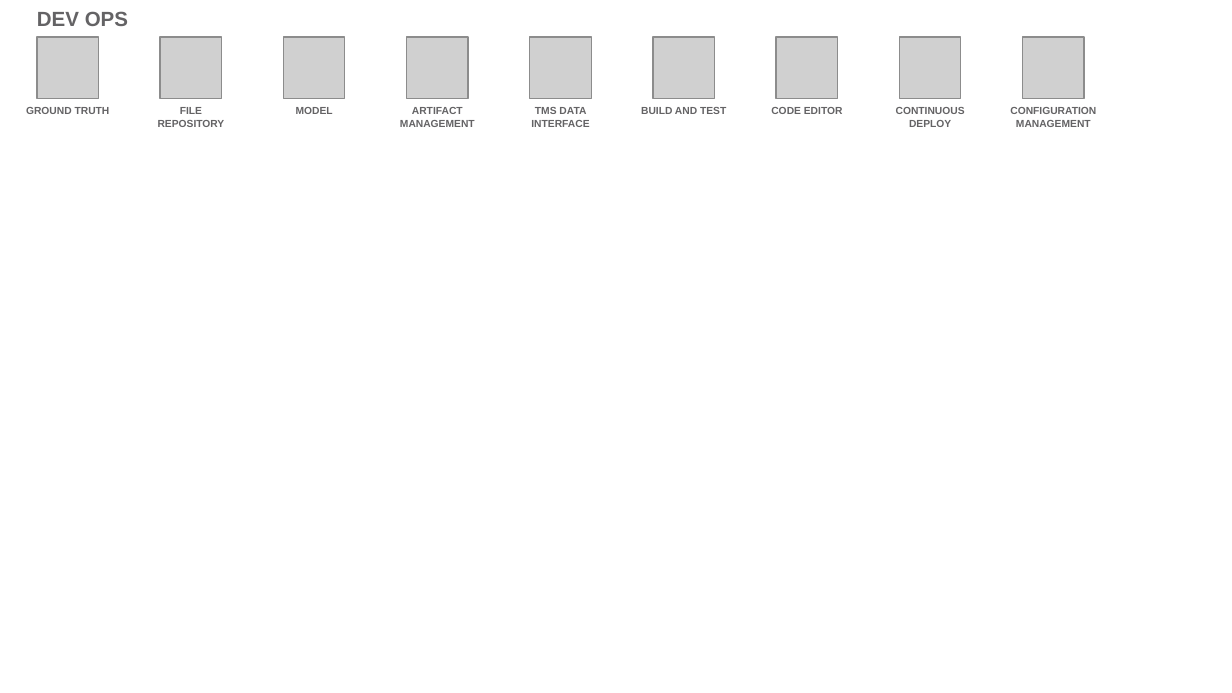
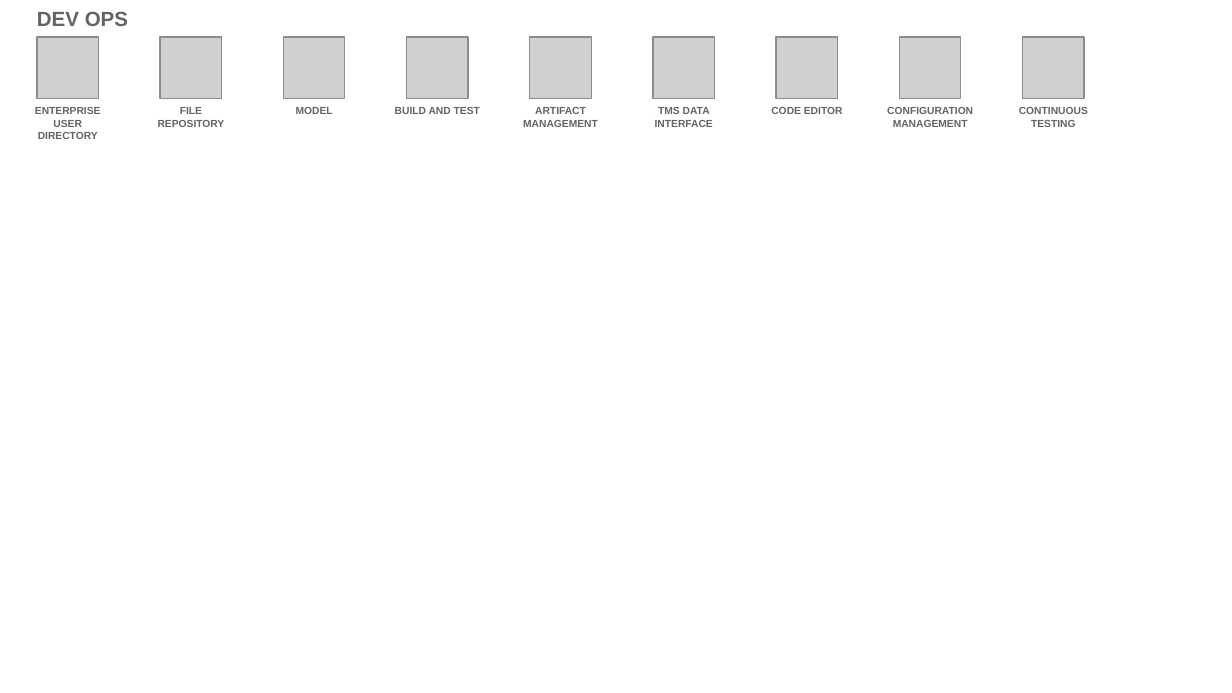
Before and after one commit to l2fprod/myarchitecture, a slide deck: slide 16 of mycatalog-architecture-diagram-template.pptx. Drawn at 1232x693 pixels with LibreOffice and Linux fonts; fonts in the diff are those of the drawing; grey boxes stand for pictures. Boxes give left, top, right and bottom in pixels: in the first picture for what was removed or moved away, otherwise in the second. Text is boxed around its words. In the diff, an @@ line names an element or a change of style, - is before the commit and + after.

```diff
--- a/mycatalog-architecture-diagram-template.pptx
+++ b/mycatalog-architecture-diagram-template.pptx
@@ text at (35, 107, 101, 139): text changed @@
-GROUND TRUTH
+ENTERPRISE USER DIRECTORY
@@ text "BUILD AND TEST": place and size @@
-text "BUILD AND TEST" at (641, 107, 726, 114)
+text "BUILD AND TEST" at (395, 107, 480, 114)
@@ text "ARTIFACT MANAGEMENT": place and size @@
-text "ARTIFACT MANAGEMENT" at (400, 107, 475, 127)
+text "ARTIFACT MANAGEMENT" at (523, 107, 598, 127)
@@ text "TMS DATA INTERFACE": place and size @@
-text "TMS DATA INTERFACE" at (531, 107, 589, 127)
+text "TMS DATA INTERFACE" at (655, 107, 713, 127)
@@ text "CONFIGURATION MANAGEMENT": place and size @@
-text "CONFIGURATION MANAGEMENT" at (1010, 107, 1096, 127)
+text "CONFIGURATION MANAGEMENT" at (887, 107, 973, 127)
@@ text at (1019, 107, 1088, 127): text changed @@
-CONTINUOUS DEPLOY
+CONTINUOUS TESTING
```
Also in this commit, not shown: 13 other slides changed.
